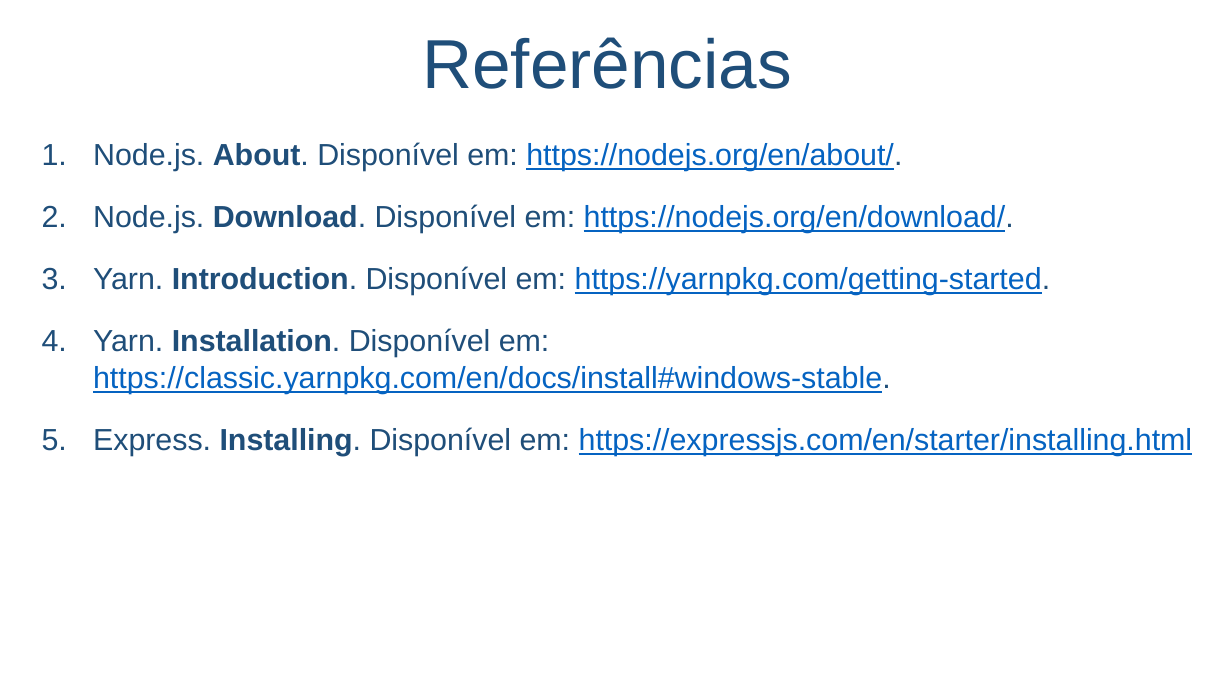
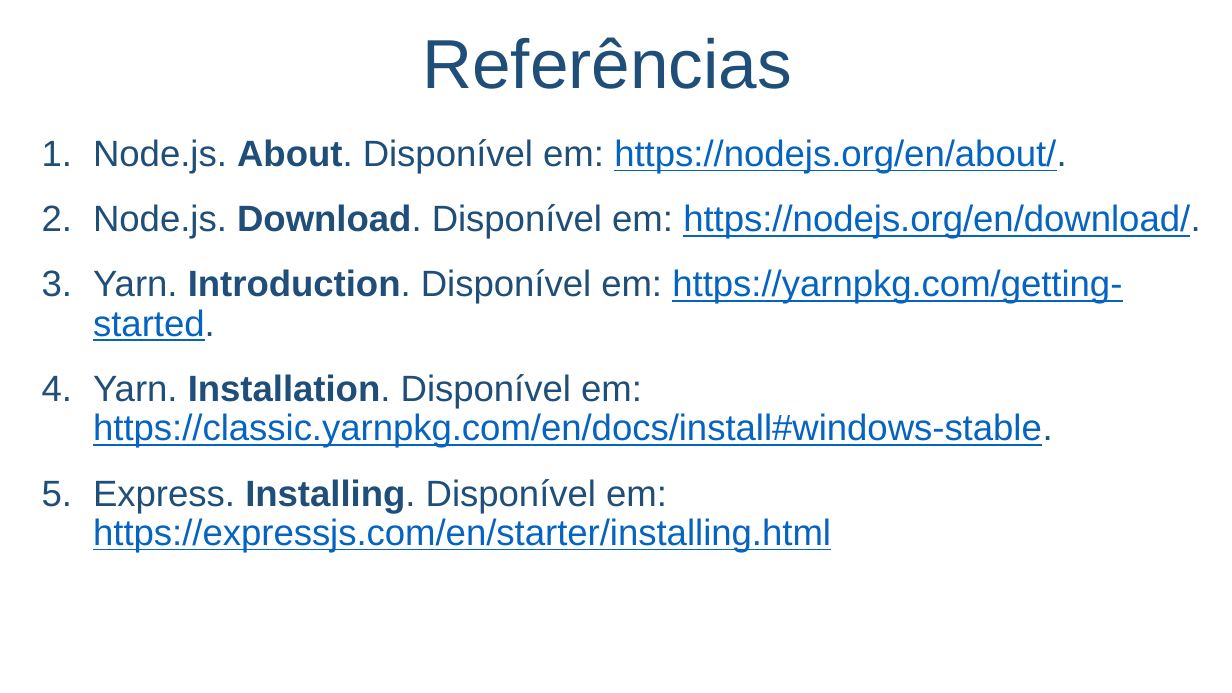
Before and after one commit to salmo-jr/public-slides, a slide deck: slide 48 of node-js.pptx (slide 44 before the commit). Drawn at 1232x693 pixels with LibreOffice and Linux fonts; fonts in the diff are those of the drawing; background and template pictures are left out. Boxes give left, top, right and bottom in pixels: in the first picture for what was removed or moved away, otherwise in the second. Text is boxed around its words. In the diff, an @@ line names an element or a change of style, - is before the commit and + after.

```diff
--- a/node-js.pptx
+++ b/node-js.pptx
@@ text "Node.js. About. Disponível em: https://nodejs.org/en/about/." at <box>93,139,1200,552</box>: size 23.7 to 28.5 pt; line spacing 1 to 0.9 @@
```
Also in this commit, not shown: 7 other slides changed, 4 slides added.
